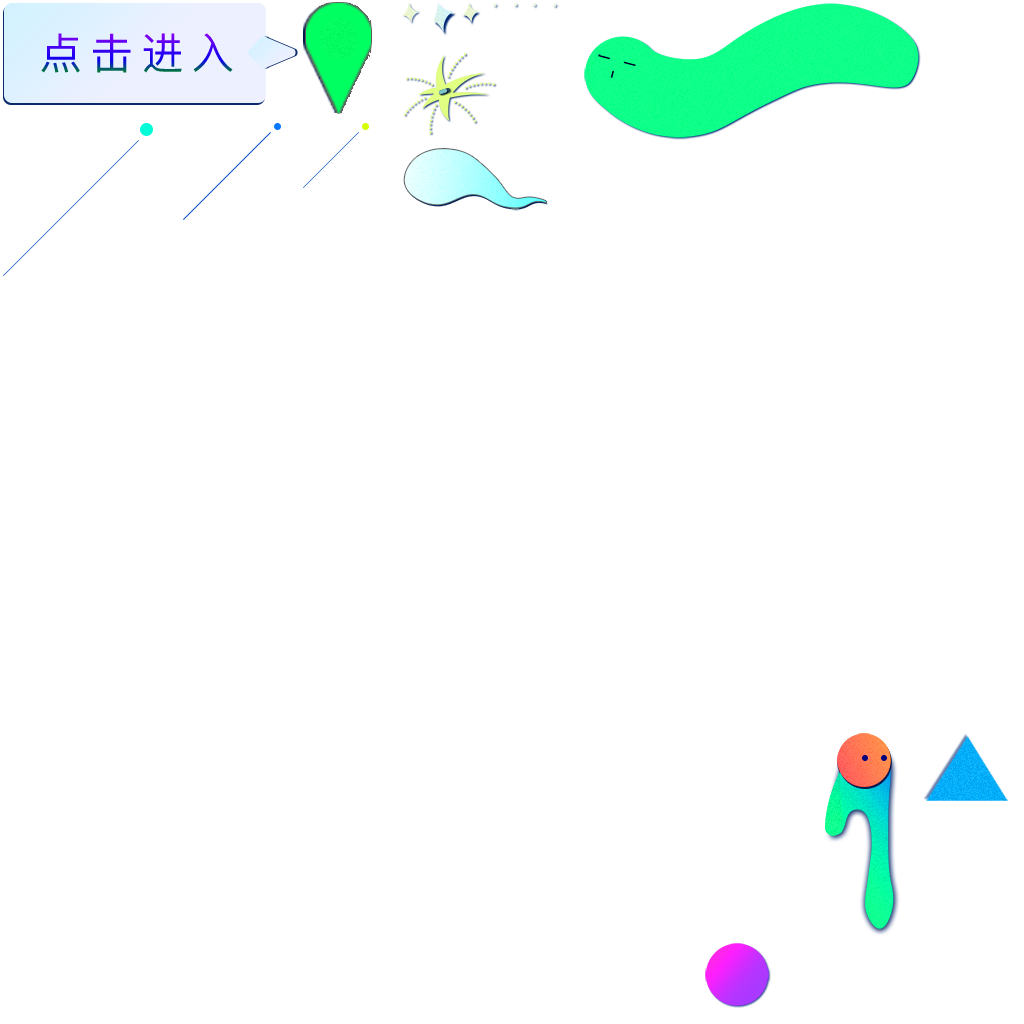
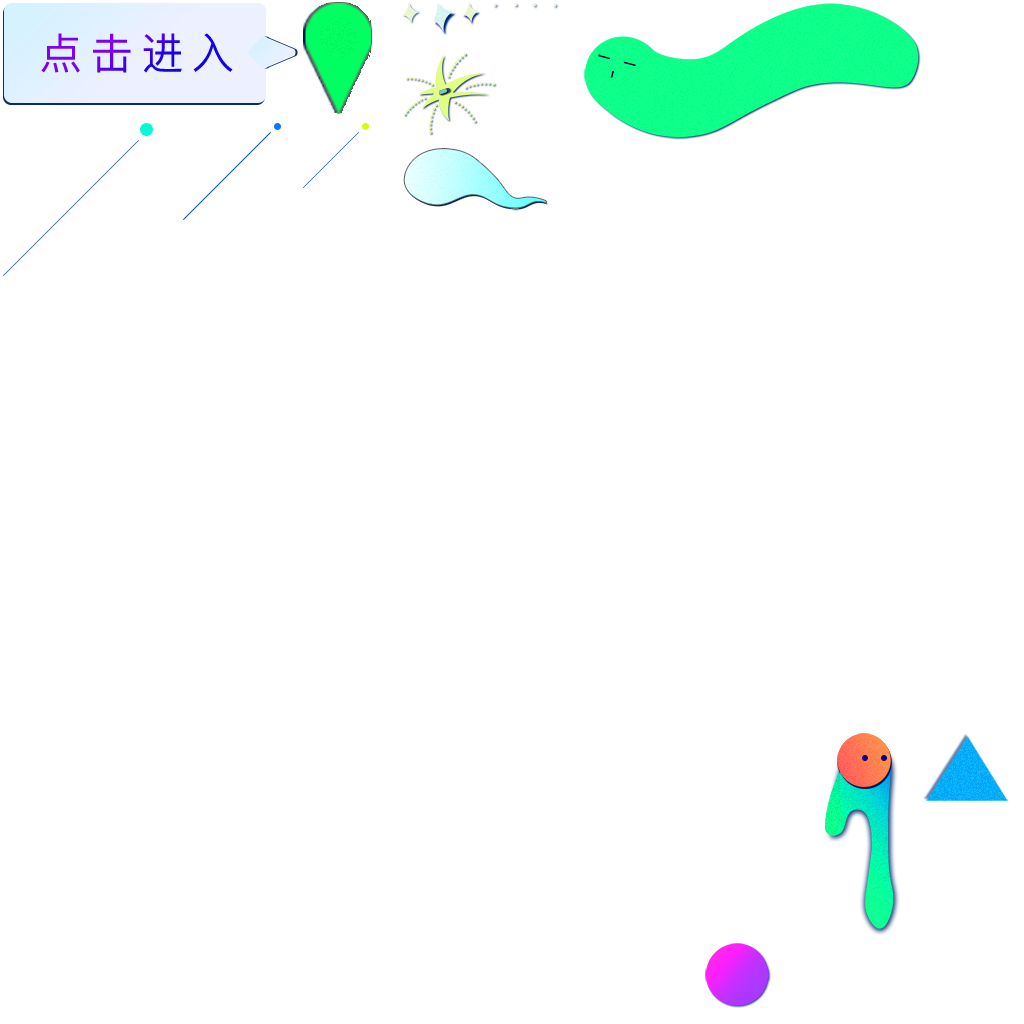
Layer changes from the first 1024×1024 image to the second:
pixels changed over [41, 33, 233, 73] (layer not identified)
